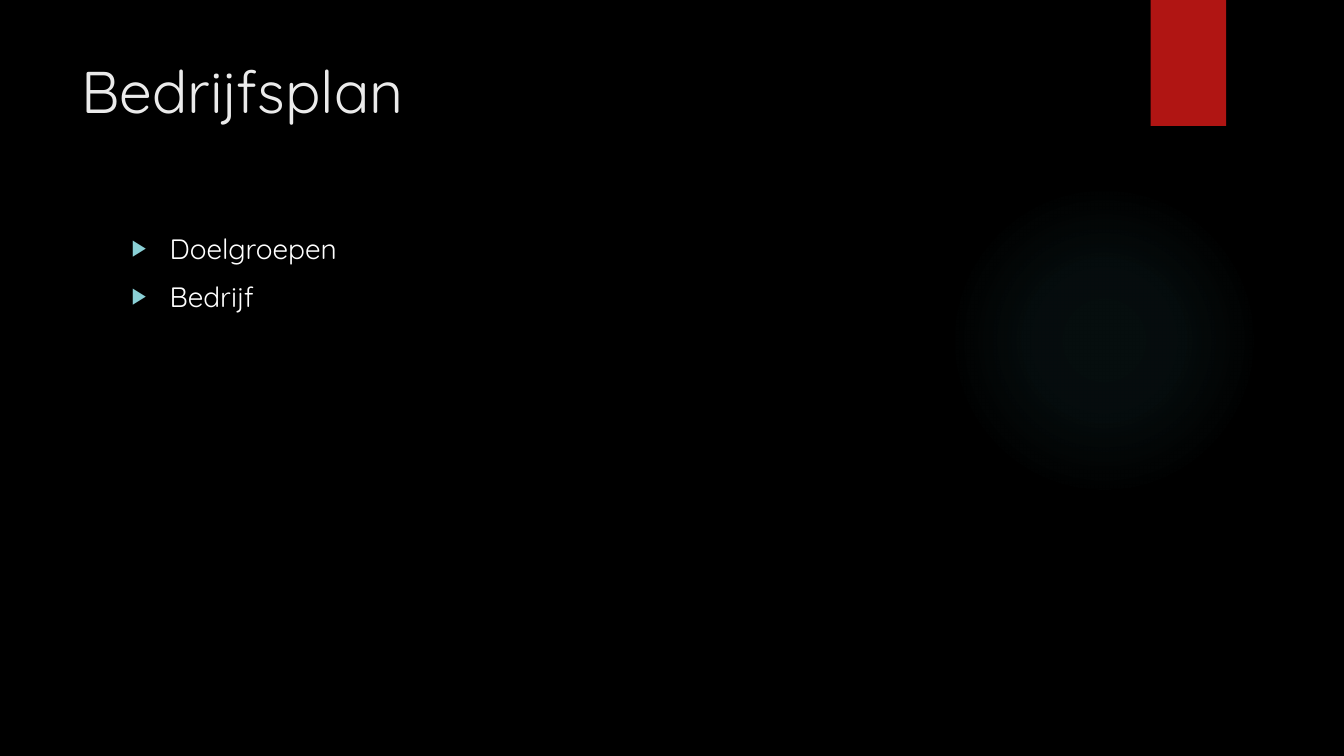
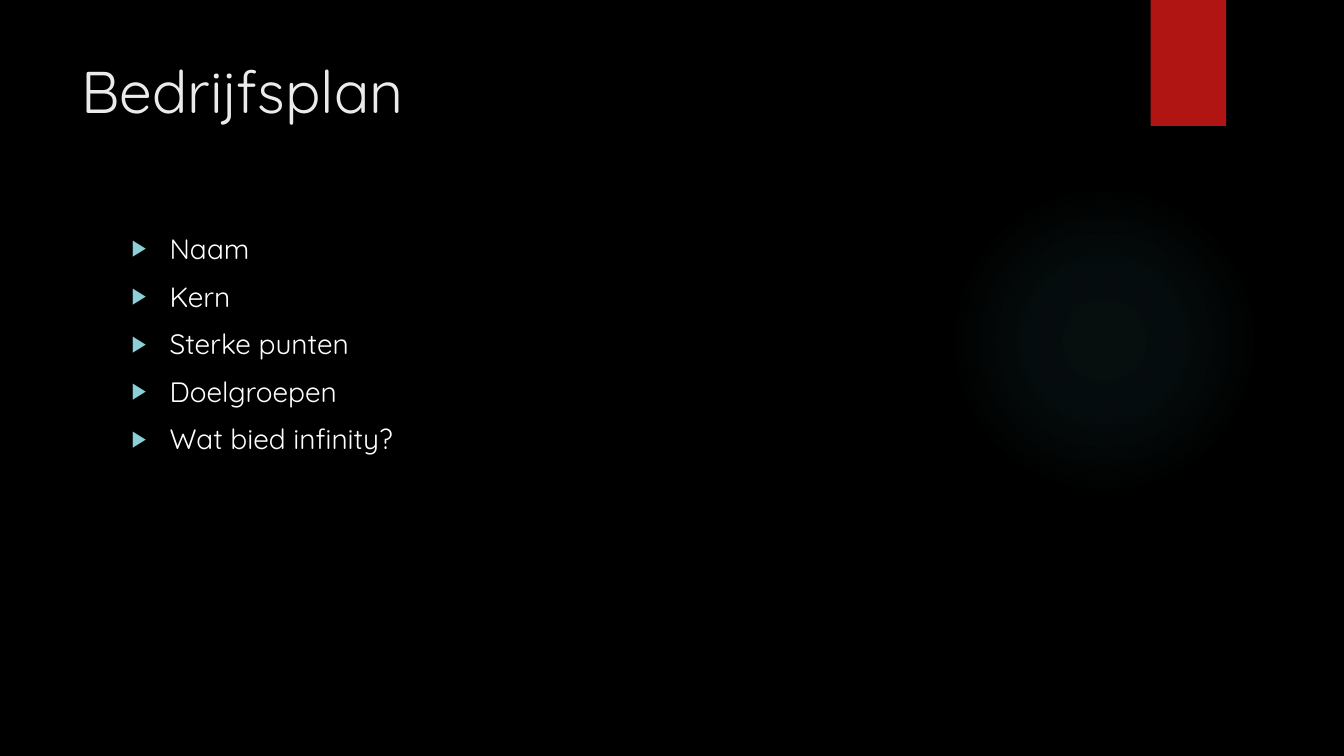
Before and after one commit to ThomasVlekkeDeltion/School-project-periode-2, a slide deck: slide 4 of Source/INFINITY-Presentatie.pptx. Drawn at 1344x756 pixels with LibreOffice and Linux fonts; fonts in the diff are those of the drawing; background and template pictures are left out. Boxes give left, top, right and bottom in pixels: in the first picture for what was removed or moved away, otherwise in the second. Text is boxed around its words. In the diff, an @@ line names an element or a change of style, - is before the commit and + after.

Commit message:
presentatie, edit

```diff
--- a/Source/INFINITY-Presentatie.pptx
+++ b/Source/INFINITY-Presentatie.pptx
@@ text at box(170, 239, 349, 360): paragraphs added @@
+▶ Naam
+▶ Kern
+▶ Sterke punten
@@ text at box(170, 428, 392, 455): text changed @@
-▶ Bedrijf
+▶ Wat bied infinity?
```
